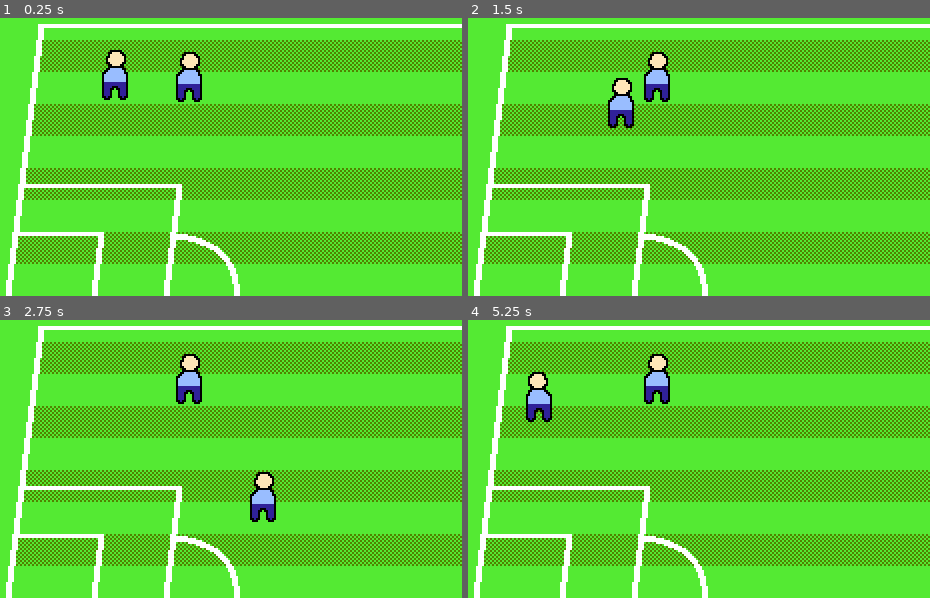
Above: before the commit, frames 1-4 (two rows, left to right).
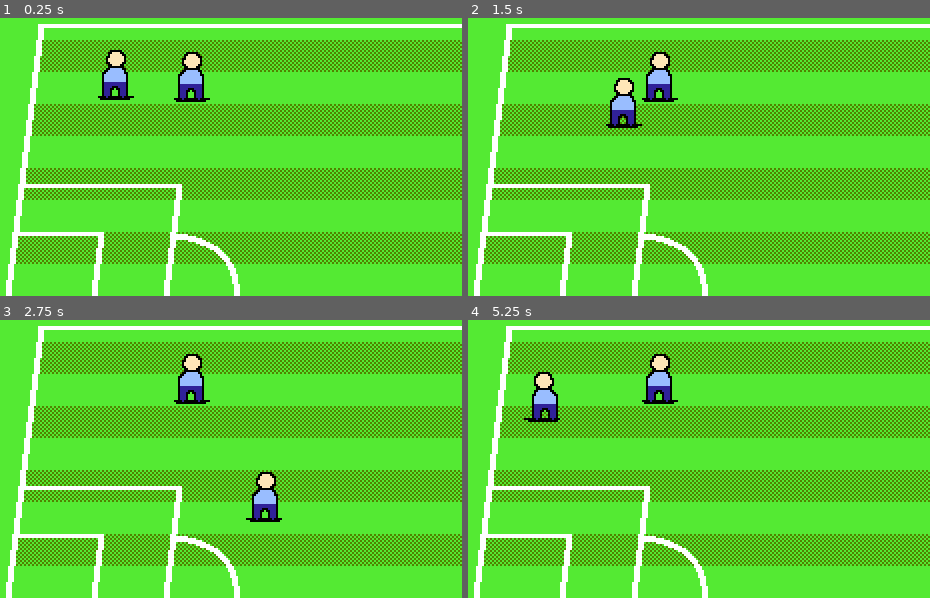
Above: after the commit, the same moments.

Repository: RenoIM/StepOver-SoccerRougeLike
Game: Godot game, scene res://Scene/world.tscn
Same seed, same stepped clock (60 frames per second), same inputs: the game is played once before the commit and once after it.
Inputs:
- Up to frame 1 (0.25 s): no input
- Up to frame 2 (1.5 s): tap Enter at 0.5 s; hold D (MoveRight) 0.53-1.28 s; tap Z (Kick) at 0.6 s; hold S (MoveDown) from 1.28 s (still down); tap X (Pass) at 1.35 s
- Up to frame 3 (2.75 s): release S (MoveDown) at 2.03 s; hold D (MoveRight) from 2.03 s (still down); tap C (Slide) at 2.1 s
- Up to frame 4 (5.25 s): release D (MoveRight) at 2.78 s; hold Up (MoveUp) 2.78-3.53 s; tap one key every 0.75 s from 2.85 s: Z (Kick) X (Pass) C (Slide) Z (Kick); hold A (MoveLeft) 3.53-5.03 s; hold S (MoveDown) from 5.03 s (still down)

The runs differ from the first frame. In frame 1, 0.4% of the frame differs, in the area x 21-46%, y 12-31%; in frame 2, 0.8%; in frame 3, 0.8%; in frame 4, 1.2%, in the area x 12-46%, y 12-37%.

Commit message:
adding shadow

Diff:
--- a/Scene/Player.tscn
+++ b/Scene/Player.tscn
@@ -1,7 +1,8 @@
-[gd_scene load_steps=9 format=3 uid="uid://tavb57ghegc4"]
+[gd_scene load_steps=10 format=3 uid="uid://tavb57ghegc4"]
 
 [ext_resource type="Script" uid="uid://c0euhu4aaxchi" path="res://Script/Player.gd" id="1_8o703"]
 [ext_resource type="Texture2D" uid="uid://kch4ijedw32v" path="res://Asset/Character/CharacterTypeA.png" id="1_qfbro"]
+[ext_resource type="Texture2D" uid="uid://dqby3nuo8l6fs" path="res://TempAsset/art/characters/player-shadow.png" id="2_jvxg0"]
 
 [sub_resource type="CapsuleShape2D" id="CapsuleShape2D_q5f08"]
 radius = 3.0
@@ -80,6 +81,11 @@
 [node name="Player" type="CharacterBody2D"]
 script = ExtResource("1_8o703")
 
+[node name="Shadow" type="Sprite2D" parent="."]
+position = Vector2(0.7499994, -8)
+scale = Vector2(1.2812499, 1)
+texture = ExtResource("2_jvxg0")
+
 [node name="PlayerSprite" type="Sprite2D" parent="."]
 unique_name_in_owner = true
 texture = ExtResource("1_qfbro")
--- a/Scene/world.tscn
+++ b/Scene/world.tscn
@@ -26,7 +26,7 @@
 [node name="Flag" type="Sprite2D" parent="background"]
 
 [node name="Player2" parent="." instance=ExtResource("4_scul4")]
-position = Vector2(143, 83)
+position = Vector2(144, 83)
 
 [node name="Player" parent="." instance=ExtResource("4_scul4")]
 position = Vector2(106, 82)
